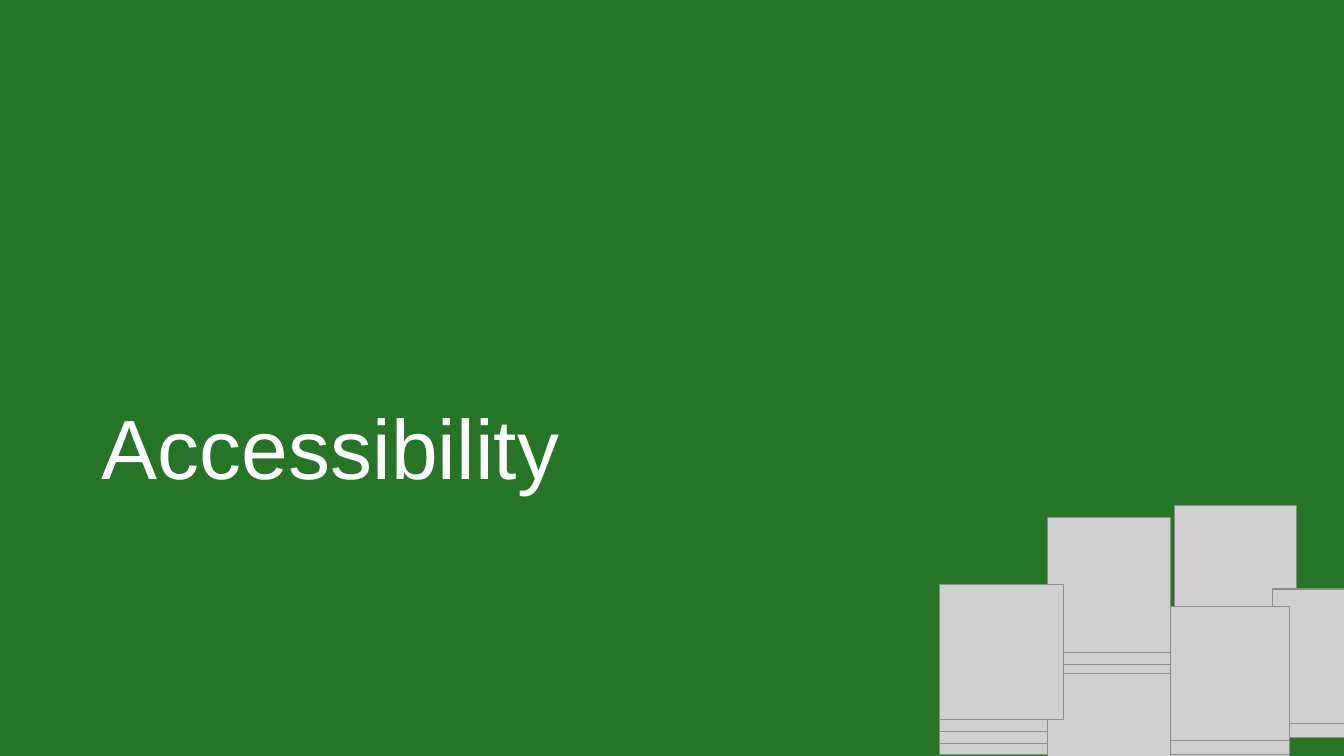
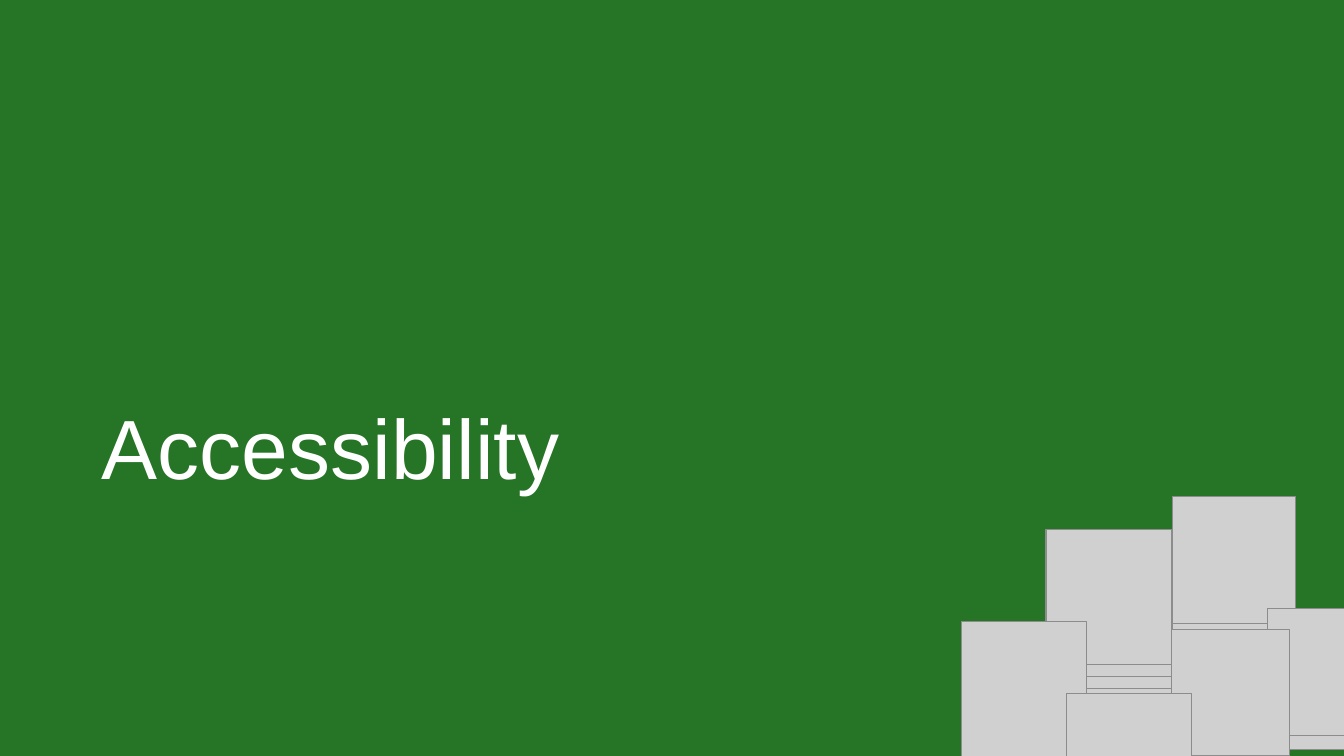
Before and after one commit to IsabelHampton/bluffs-and-bribes, a slide deck: slide 17 of Docs/Bluffs & Bribes Pitch.pptx. Drawn at 1344x756 pixels with LibreOffice and Linux fonts; fonts in the diff are those of the drawing; grey boxes stand for pictures. Boxes give left, top, right and bottom in pixels: in the first picture for what was removed or moved away, otherwise in the second. Text is boxed around its words. In the diff, an @@ line names an element or a change of style, - is before the commit and + after.

```diff
--- a/Docs/Bluffs & Bribes Pitch.pptx
+++ b/Docs/Bluffs & Bribes Pitch.pptx
@@ picture added at [1173,497,1297,624] @@
@@ picture: place and size @@
-picture at [1175,533,1297,668]
+picture at [1173,537,1297,664]
@@ picture: place and size @@
-picture at [1175,520,1297,655]
+picture at [1173,523,1297,650]
@@ picture: place and size @@
-picture at [1175,506,1297,641]
+picture at [1173,510,1297,637]
@@ picture: place and size @@
-picture at [1175,562,1297,697]
+picture at [1173,564,1297,691]
@@ picture: place and size @@
-picture at [1175,547,1297,683]
+picture at [1173,551,1297,678]
@@ group removed at [940,518,1171,756]: 5 pictures @@
@@ picture: place and size @@
-picture at [940,620,1063,755]
+picture at [962,621,1087,756]
@@ picture removed at [1168,607,1290,741] @@
@@ picture: place and size @@
-picture at [1273,603,1344,738]
+picture at [1268,609,1344,736]
@@ picture: place and size @@
-picture at [1273,589,1344,724]
+picture at [1268,622,1344,749]
@@ picture: place and size @@
-picture at [1168,648,1290,756]
+picture at [1165,654,1290,756]
@@ picture: place and size @@
-picture at [1168,634,1290,756]
+picture at [1165,642,1290,756]
@@ picture: place and size @@
-picture at [1168,621,1290,755]
+picture at [1165,630,1290,756]
@@ picture added at [1165,679,1290,756] @@
@@ picture added at [1165,666,1290,756] @@
@@ picture: place and size @@
-picture at [1048,688,1171,756]
+picture at [1067,694,1192,756]
@@ group added at [962,591,1192,756]: 6 pictures @@
```
Also in this commit, not shown: 20 other slides changed, 1 other file.
